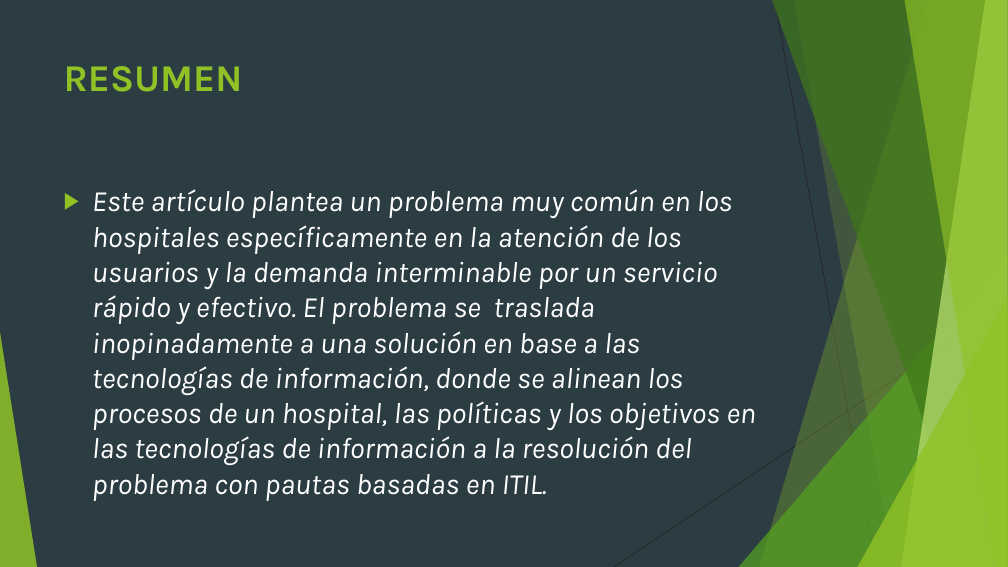
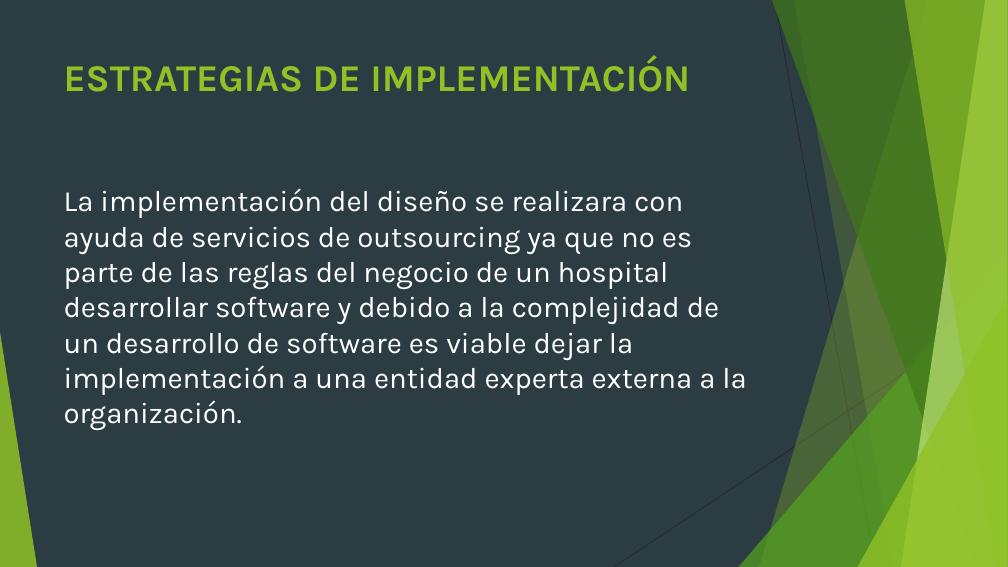
Before and after one commit to Alchaz/GasLmn, a slide deck: slide 25 of presentacion articulo grado.pptx (slide 21 before the commit). Drawn at 1008x567 pixels with LibreOffice and Linux fonts; fonts in the diff are those of the drawing. Boxes give left, top, right and bottom in pixels: in the first picture for what was removed or moved away, otherwise in the second. Text is boxed around its words. In the diff, an @@ line names an element or a change of style, - is before the commit and + after.

```diff
--- a/presentacion articulo grado.pptx
+++ b/presentacion articulo grado.pptx
@@ title at (x1=64, y1=57, x2=690, y2=92): text changed @@
-RESUMEN
+ESTRATEGIAS DE IMPLEMENTACIÓN
@@ text at (x1=64, y1=188, x2=746, y2=430): text changed; italic off @@
-▶ Este artículo plantea un problema muy común en los hospitales específicamente en la atención de los usuarios y la demanda interminable por un servicio rápido y efectivo. El problema se traslada inopinadamente a una solución en base a las tecnologías de información, donde se alinean los procesos de un hospital, las políticas y los objetivos en las tecnologías de información a la resolución del problema con pautas basadas en ITIL.
+La implementación del diseño se realizara con ayuda de servicios de outsourcing ya que no es parte de las reglas del negocio de un hospital desarrollar software y debido a la complejidad de un desarrollo de software es viable dejar la implementación a una entidad experta externa a la organización.
```
Also in this commit, not shown: 3 other slides changed, 11 slides added, 3 slides removed.
